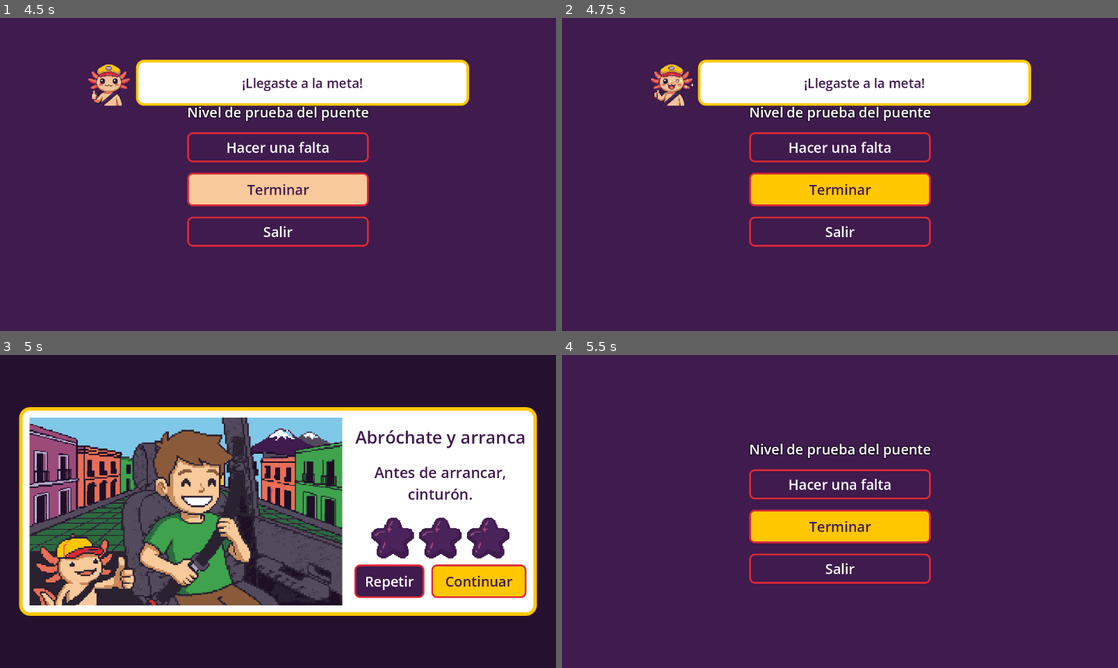
Above: before the commit, frames 1-4 (two rows, left to right).
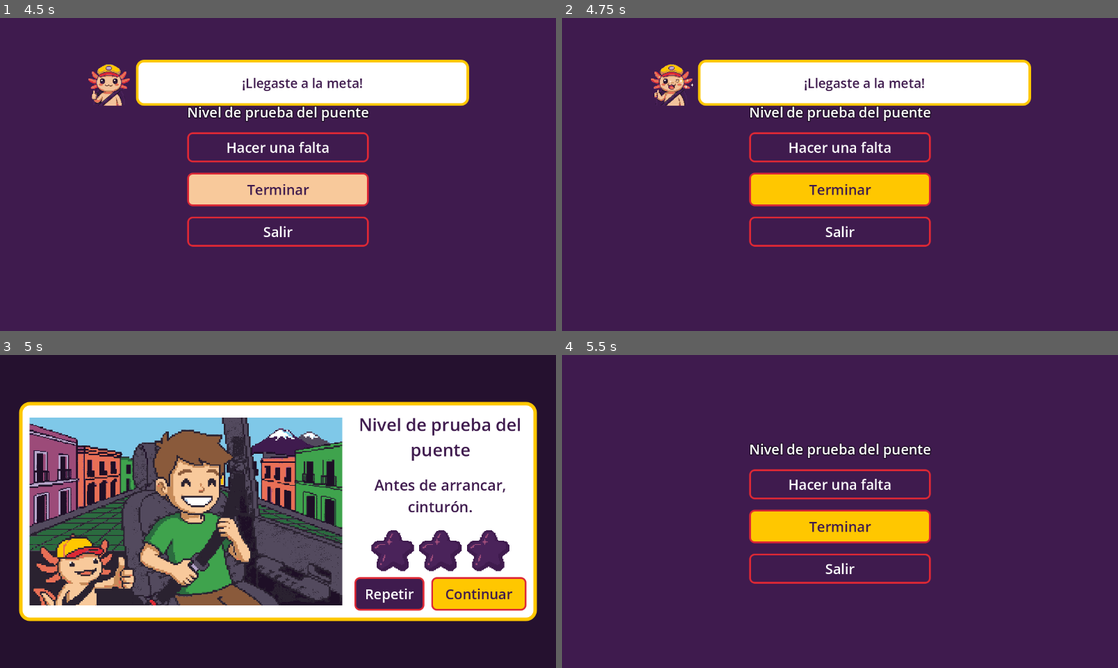
Above: after the commit, the same moments.

Repository: upsaac-obs/reto_tec_juego
Game: Godot game, scene res://scenes/bridge/level_test.tscn
Two runs of this game, one before a commit and one after it. Both use one fixed random seed, a clock stepped at 60 frames per second and the inputs below. This scene is started directly instead of the project's main scene.
Inputs (mouse positions are in pixels of both pictures, inside the frame that each line leads up to):
- Up to frame 1 (4.5 s): click "Hacer una falta" at 0.5 s; tap Enter at 1.25 s; move the mouse to (250, 237) at 1.27 s; hold Up (car_accelerate) 1.28-2.78 s; tap B (car_seatbelt) at 1.35, 2.1, 2.85, 4.35 s; click (250, 237) at 1.42 s; move the mouse to (444, 221) at 2.02 s; move the mouse to (111, 127) at 2.77 s; hold Left (car_left) 2.78-3.5 s; click "Terminar" at 3.5 s; move the mouse to (305, 174) at 4.27 s; hold Left (car_left) from 4.28 s (still down); click (305, 174) at 4.42 s
- Up to frame 2 (4.75 s): keep holding Left (car_left)
- Up to frame 3 (5 s): keep holding Left (car_left)
- Up to frame 4 (5.5 s): release Left (car_left) at 5 s; click "Repetir" at 5 s

Frames 1-2 are identical in both runs. In frame 3, 12% of the frame differs, in the area x 3-97%, y 14-86%; in frame 4, nothing differs.

Commit message:
LevelData: un archivo por nivel con nombre, decálogo, frase, destino y escena
- resources/level_data.gd y data/level_00..10.tres + level_99.tres (prueba)
- El nativo abre por id: data/level_XX.tres; sin escena todavía responde
  level_not_built, sin archivo unknown_level
- HUD y tarjeta de hábito leen el LevelData de su nivel (también con F6);
  se quitan los valores escritos a mano en test_street y level_test
- GameState.level reemplaza current_level
- Destinos solo donde el diseño los dice (1 y 10 escuela, 5 terminal); los
  demás quedan vacíos y el HUD oculta la pastilla
- Probado: 12 archivos (claves en textos.csv, ilustración, escena), puente,
  HUD, tarjeta, Repetir, salir y F6

Co-Authored-By: Claude Opus 5.5 <noreply@anthropic.com>

Diff:
--- a/autoload/bridge_client.gd
+++ b/autoload/bridge_client.gd
@@ -10,12 +10,6 @@
 
 const PROTOCOL_VERSION := 1
 const IDLE_SCENE := "res://scenes/bridge/idle.tscn"
-## Provisional hasta que exista LevelData: level_id → escena.
-## El 99 es el nivel de prueba del spike (botones Falta, Terminar y Salir).
-const LEVEL_SCENES := {
-	1: "res://levels/test_street.tscn",
-	99: "res://scenes/bridge/level_test.tscn",
-}
 const MODES: Array[String] = [GameState.MODE_PEQUE, GameState.MODE_GRANDE]
 
 ## Segundos sin tocar la pantalla dentro de un nivel en kiosco antes de avisar.
@@ -93,7 +87,7 @@
 func retry_level() -> void:
 	if state != State.PLAYING:
 		return
-	_load_level(level_id)
+	_load_level(GameState.level)
 
 
 ## Mantener presionado el engrane: el nativo abre la pantalla de tutores.
@@ -116,8 +110,12 @@
 		_error(&"unsupported_version", str(data.get("v")))
 		return
 	var id: Variant = data.get("level_id")
-	if not (id is float and id == floorf(id) and LEVEL_SCENES.has(int(id))):
+	var level: LevelData = LevelData.load_by_id(int(id)) if id is float and id == floorf(id) else null
+	if level == null:
 		_error(&"unknown_level", str(id))
+		return
+	if not level.is_built():
+		_error(&"level_not_built", str(int(id)))
 		return
 	var mode: Variant = data.get("mode")
 	if not (mode is String and MODES.has(mode)):
@@ -132,7 +130,7 @@
 	GameState.mode = mode
 	GameState.kiosk = data["kiosk"]
 	_on_set_muted(data["muted"])
-	_load_level(int(id))
+	_load_level(level)
 
 
 func _on_pause_level() -> void:
@@ -162,16 +160,18 @@
 
 # --- Internos ---
 
-func _load_level(id: int) -> void:
+func _load_level(level: LevelData) -> void:
 	state = State.PLAYING
-	level_id = id
+	level_id = level.id
+	GameState.level = level
 	_reset_attempt()
-	get_tree().change_scene_to_file(LEVEL_SCENES[id])
+	get_tree().change_scene_to_file(level.scene_path)
 
 
 func _go_idle() -> void:
 	state = State.IDLE
 	level_id = -1
+	GameState.level = null
 	_reset_attempt()
 	get_tree().change_scene_to_file(IDLE_SCENE)
 
@@ -204,18 +204,19 @@
 ## desde el editor, lo toma como si el nativo lo hubiera abierto.
 func _adopt_first_scene() -> void:
 	var path := get_tree().current_scene.scene_file_path if get_tree().current_scene else ""
-	for id: int in LEVEL_SCENES:
-		if LEVEL_SCENES[id] == path:
-			state = State.PLAYING
-			level_id = id
-			_reset_attempt()
+	var level := LevelData.find_by_scene(path)
+	if level != null:
+		state = State.PLAYING
+		level_id = level.id
+		GameState.level = level
+		_reset_attempt()
 	_on_scene_changed()
 
 
 func _connect_level() -> void:
 	var manager := get_tree().get_first_node_in_group(&"rule_manager") as RuleManager
 	if manager == null:
-		_error(&"no_rule_manager", LEVEL_SCENES[level_id])
+		_error(&"no_rule_manager", GameState.level.scene_path)
 		return
 	manager.level_finished.connect(_on_level_finished.bind(manager))
 
--- a/autoload/game_state.gd
+++ b/autoload/game_state.gd
@@ -31,4 +31,5 @@
 var mode: String = MODE_PEQUE
 ## En kiosco todo está abierto y no se guarda nada.
 var kiosk: bool = false
-var current_level: int = 0
+## Datos del nivel abierto (los pone BridgeClient). null en idle.
+var level: LevelData
--- /dev/null
+++ b/data/level_00.tres
@@ -0,0 +1,14 @@
+[gd_resource type="Resource" script_class="LevelData" format=3]
+
+[ext_resource type="Script" path="res://resources/level_data.gd" id="1_data"]
+[ext_resource type="Texture2D" path="res://assets/ui/habit_cards/card_00.png" id="2_card"]
+
+[resource]
+script = ExtResource("1_data")
+id = 0
+name_key = "NIVEL_00_NOMBRE"
+decalogo_key = ""
+phrase_key = "FRASE_00"
+destination_key = ""
+illustration = ExtResource("2_card")
+scene_path = ""
--- /dev/null
+++ b/data/level_01.tres
@@ -0,0 +1,14 @@
+[gd_resource type="Resource" script_class="LevelData" format=3]
+
+[ext_resource type="Script" path="res://resources/level_data.gd" id="1_data"]
+[ext_resource type="Texture2D" path="res://assets/ui/habit_cards/card_01.png" id="2_card"]
+
+[resource]
+script = ExtResource("1_data")
+id = 1
+name_key = "NIVEL_01_NOMBRE"
+decalogo_key = "DECALOGO_01"
+phrase_key = "FRASE_01"
+destination_key = "DESTINO_ESCUELA"
+illustration = ExtResource("2_card")
+scene_path = "res://levels/test_street.tscn"
--- /dev/null
+++ b/data/level_02.tres
@@ -0,0 +1,14 @@
+[gd_resource type="Resource" script_class="LevelData" format=3]
+
+[ext_resource type="Script" path="res://resources/level_data.gd" id="1_data"]
+[ext_resource type="Texture2D" path="res://assets/ui/habit_cards/card_02.png" id="2_card"]
+
+[resource]
+script = ExtResource("1_data")
+id = 2
+name_key = "NIVEL_02_NOMBRE"
+decalogo_key = "DECALOGO_02"
+phrase_key = "FRASE_02"
+destination_key = ""
+illustration = ExtResource("2_card")
+scene_path = ""
--- /dev/null
+++ b/data/level_03.tres
@@ -0,0 +1,14 @@
+[gd_resource type="Resource" script_class="LevelData" format=3]
+
+[ext_resource type="Script" path="res://resources/level_data.gd" id="1_data"]
+[ext_resource type="Texture2D" path="res://assets/ui/habit_cards/card_03.png" id="2_card"]
+
+[resource]
+script = ExtResource("1_data")
+id = 3
+name_key = "NIVEL_03_NOMBRE"
+decalogo_key = "DECALOGO_03"
+phrase_key = "FRASE_03"
+destination_key = ""
+illustration = ExtResource("2_card")
+scene_path = ""
--- /dev/null
+++ b/data/level_04.tres
@@ -0,0 +1,14 @@
+[gd_resource type="Resource" script_class="LevelData" format=3]
+
+[ext_resource type="Script" path="res://resources/level_data.gd" id="1_data"]
+[ext_resource type="Texture2D" path="res://assets/ui/habit_cards/card_04.png" id="2_card"]
+
+[resource]
+script = ExtResource("1_data")
+id = 4
+name_key = "NIVEL_04_NOMBRE"
+decalogo_key = "DECALOGO_04"
+phrase_key = "FRASE_04"
+destination_key = ""
+illustration = ExtResource("2_card")
+scene_path = ""
--- /dev/null
+++ b/data/level_05.tres
@@ -0,0 +1,14 @@
+[gd_resource type="Resource" script_class="LevelData" format=3]
+
+[ext_resource type="Script" path="res://resources/level_data.gd" id="1_data"]
+[ext_resource type="Texture2D" path="res://assets/ui/habit_cards/card_05.png" id="2_card"]
+
+[resource]
+script = ExtResource("1_data")
+id = 5
+name_key = "NIVEL_05_NOMBRE"
+decalogo_key = "DECALOGO_05"
+phrase_key = "FRASE_05"
+destination_key = "DESTINO_TERMINAL"
+illustration = ExtResource("2_card")
+scene_path = ""
--- /dev/null
+++ b/data/level_06.tres
@@ -0,0 +1,14 @@
+[gd_resource type="Resource" script_class="LevelData" format=3]
+
+[ext_resource type="Script" path="res://resources/level_data.gd" id="1_data"]
+[ext_resource type="Texture2D" path="res://assets/ui/habit_cards/card_06.png" id="2_card"]
+
+[resource]
+script = ExtResource("1_data")
+id = 6
+name_key = "NIVEL_06_NOMBRE"
+decalogo_key = "DECALOGO_06"
+phrase_key = "FRASE_06"
+destination_key = ""
+illustration = ExtResource("2_card")
+scene_path = ""
--- /dev/null
+++ b/data/level_07.tres
@@ -0,0 +1,14 @@
+[gd_resource type="Resource" script_class="LevelData" format=3]
+
+[ext_resource type="Script" path="res://resources/level_data.gd" id="1_data"]
+[ext_resource type="Texture2D" path="res://assets/ui/habit_cards/card_07.png" id="2_card"]
+
+[resource]
+script = ExtResource("1_data")
+id = 7
+name_key = "NIVEL_07_NOMBRE"
+decalogo_key = "DECALOGO_07"
+phrase_key = "FRASE_07"
+destination_key = ""
+illustration = ExtResource("2_card")
+scene_path = ""
--- /dev/null
+++ b/data/level_08.tres
@@ -0,0 +1,14 @@
+[gd_resource type="Resource" script_class="LevelData" format=3]
+
+[ext_resource type="Script" path="res://resources/level_data.gd" id="1_data"]
+[ext_resource type="Texture2D" path="res://assets/ui/habit_cards/card_08.png" id="2_card"]
+
+[resource]
+script = ExtResource("1_data")
+id = 8
+name_key = "NIVEL_08_NOMBRE"
+decalogo_key = "DECALOGO_08"
+phrase_key = "FRASE_08"
+destination_key = ""
+illustration = ExtResource("2_card")
+scene_path = ""
--- /dev/null
+++ b/data/level_09.tres
@@ -0,0 +1,14 @@
+[gd_resource type="Resource" script_class="LevelData" format=3]
+
+[ext_resource type="Script" path="res://resources/level_data.gd" id="1_data"]
+[ext_resource type="Texture2D" path="res://assets/ui/habit_cards/card_09.png" id="2_card"]
+
+[resource]
+script = ExtResource("1_data")
+id = 9
+name_key = "NIVEL_09_NOMBRE"
+decalogo_key = "DECALOGO_09"
+phrase_key = "FRASE_09"
+destination_key = ""
+illustration = ExtResource("2_card")
+scene_path = ""
--- /dev/null
+++ b/data/level_10.tres
@@ -0,0 +1,14 @@
+[gd_resource type="Resource" script_class="LevelData" format=3]
+
+[ext_resource type="Script" path="res://resources/level_data.gd" id="1_data"]
+[ext_resource type="Texture2D" path="res://assets/ui/habit_cards/card_10.png" id="2_card"]
+
+[resource]
+script = ExtResource("1_data")
+id = 10
+name_key = "NIVEL_10_NOMBRE"
+decalogo_key = "DECALOGO_10"
+phrase_key = "FRASE_10"
+destination_key = "DESTINO_ESCUELA"
+illustration = ExtResource("2_card")
+scene_path = ""
--- /dev/null
+++ b/data/level_99.tres
@@ -0,0 +1,14 @@
+[gd_resource type="Resource" script_class="LevelData" format=3]
+
+[ext_resource type="Script" path="res://resources/level_data.gd" id="1_data"]
+[ext_resource type="Texture2D" path="res://assets/ui/habit_cards/card_00.png" id="2_card"]
+
+[resource]
+script = ExtResource("1_data")
+id = 99
+name_key = "PRUEBA_TITULO"
+decalogo_key = ""
+phrase_key = "FRASE_00"
+destination_key = ""
+illustration = ExtResource("2_card")
+scene_path = "res://scenes/bridge/level_test.tscn"
--- a/i18n/textos.csv
+++ b/i18n/textos.csv
@@ -6,8 +6,6 @@
 BIEN_ALTO,"¡Bien, alto completo!"
 FALTA_PEATON,"¡Cuidado! Alguien estaba cruzando. En el paso peatonal, primero el peatón."
 BIEN_PEATON,"¡Bien, cediste el paso!"
-HUD_NIVEL_PRUEBA,"CALLE DE PRUEBA: ALTO Y PASO PEATONAL"
-HUD_DESTINO_PRUEBA,Escuela
 PONTE_CINTURON,"¡Primero el cinturón! Tócalo para poder arrancar."
 CINTURON_LISTO,"¡Listo, cinturón puesto! Ya puedes arrancar."
 META_LLEGASTE,"¡Llegaste a la meta!"
@@ -49,3 +47,7 @@
 PRUEBA_FALTA,Hacer una falta
 PRUEBA_TERMINAR,Terminar
 PRUEBA_SALIR,Salir
+DESTINO_ESCUELA,Escuela
+DESTINO_PARQUE,Parque
+DESTINO_HOSPITAL,Hospital
+DESTINO_TERMINAL,Terminal
--- a/levels/test_street.tscn
+++ b/levels/test_street.tscn
@@ -11,7 +11,6 @@
 [ext_resource type="PackedScene" path="res://scenes/ui/hud.tscn" id="8_j1wff"]
 [ext_resource type="Script" path="res://scenes/level/rule_manager.gd" id="9_4ui1r"]
 [ext_resource type="PackedScene" path="res://scenes/ui/habit_card.tscn" id="10_card"]
-[ext_resource type="Texture2D" path="res://assets/ui/habit_cards/card_01.png" id="11_card01"]
 
 [sub_resource type="Curve2D" id="Curve2D_f2rh6"]
 _data = {
@@ -60,7 +59,3 @@
 
 [node name="HabitCard" parent="." unique_id=902114377 node_paths=PackedStringArray("rule_manager") instance=ExtResource("10_card")]
 rule_manager = NodePath("../RuleManager")
-illustration = ExtResource("11_card01")
-level_name_key = "NIVEL_01_NOMBRE"
-decalogo_key = "DECALOGO_01"
-phrase_key = "FRASE_01"
--- /dev/null
+++ b/resources/level_data.gd
@@ -0,0 +1,50 @@
+class_name LevelData
+extends Resource
+## Datos de un nivel. Un archivo por nivel en data/level_XX.tres, donde XX es el
+## id: el nativo abre los niveles por id (start_level), así que el nombre importa.
+## La voz de la frase final sale de assets/audio/voz/<phrase_key>.ogg (Feedback).
+
+const PATH := "res://data/level_%02d.tres"
+## Niveles 0 (tutorial) a 10, y el 99: nivel de prueba del puente.
+const IDS: Array[int] = [0, 1, 2, 3, 4, 5, 6, 7, 8, 9, 10, 99]
+
+@export var id: int
+@export var name_key: String
+## Punto del decálogo. Vacío en el tutorial y en el nivel de prueba.
+@export var decalogo_key: String
+## Frase final de la tarjeta de hábito.
+@export var phrase_key: String
+## Vacío mientras el equipo no decida el destino; el HUD lo oculta.
+@export var destination_key: String
+@export var illustration: Texture2D
+## Vacío mientras el nivel no está construido. Es una ruta y no un PackedScene
+## para no cargar todos los niveles al leer sus datos.
+@export_file("*.tscn") var scene_path: String
+
+
+static func load_by_id(level_id: int) -> LevelData:
+	var path := PATH % level_id
+	if not ResourceLoader.exists(path):
+		return null
+	return load(path) as LevelData
+
+
+static func find_by_scene(path: String) -> LevelData:
+	for level_id in IDS:
+		var data := load_by_id(level_id)
+		if data != null and data.scene_path == path:
+			return data
+	return null
+
+
+## Datos del nivel al que pertenece node (por ejemplo el HUD o la tarjeta de
+## hábito dentro del nivel). Funciona igual si el nivel lo abrió el nativo o F6.
+static func of(node: Node) -> LevelData:
+	var path := node.owner.scene_file_path if node.owner != null else ""
+	if GameState.level != null and GameState.level.scene_path == path:
+		return GameState.level
+	return find_by_scene(path)
+
+
+func is_built() -> bool:
+	return not scene_path.is_empty() and ResourceLoader.exists(scene_path)
--- a/scenes/bridge/level_test.tscn
+++ b/scenes/bridge/level_test.tscn
@@ -3,7 +3,6 @@
 [ext_resource type="Script" path="res://scenes/bridge/level_test.gd" id="1_script"]
 [ext_resource type="Script" path="res://scenes/level/rule_manager.gd" id="2_rules"]
 [ext_resource type="PackedScene" path="res://scenes/ui/habit_card.tscn" id="3_card"]
-[ext_resource type="Texture2D" path="res://assets/ui/habit_cards/card_00.png" id="4_card00"]
 
 [node name="LevelTest" type="Panel" node_paths=PackedStringArray("rule_manager")]
 anchors_preset = 15
@@ -53,6 +52,3 @@
 
 [node name="HabitCard" parent="." node_paths=PackedStringArray("rule_manager") instance=ExtResource("3_card")]
 rule_manager = NodePath("../RuleManager")
-illustration = ExtResource("4_card00")
-level_name_key = "NIVEL_00_NOMBRE"
-phrase_key = "FRASE_00"
--- a/scenes/ui/habit_card.gd
+++ b/scenes/ui/habit_card.gd
@@ -4,14 +4,9 @@
 ## del decálogo, frase final (con voz si existe) y estrellas que aparecen una
 ## por una. Se abre sola con level_finished del RuleManager y pausa el juego.
 ## Repetir y Continuar pasan por BridgeClient (Continuar cierra el nivel y
-## avisa al nativo). Cuando exista LevelData, los datos del nivel saldrán de ahí.
+## avisa al nativo). Los datos salen del LevelData del nivel (data/level_XX.tres).
 
 @export var rule_manager: RuleManager
-@export var illustration: Texture2D
-@export var level_name_key: String
-## Vacío en el tutorial, que no tiene punto del decálogo.
-@export var decalogo_key: String
-@export var phrase_key: String
 @export var star_full: Texture2D
 @export var star_empty: Texture2D
 ## Segundos entre llegar a la meta y abrir la tarjeta (deja ver el mensaje de meta).
@@ -40,11 +35,15 @@
 	await get_tree().create_timer(open_delay).timeout
 	Feedback.clear()
 	get_tree().paused = true
-	_illustration.texture = illustration
-	_level_name.text = tr(level_name_key)
-	_decalogo.text = tr(decalogo_key) if not decalogo_key.is_empty() else ""
-	_decalogo.visible = not decalogo_key.is_empty()
-	_phrase.text = tr(phrase_key)
+	var level := LevelData.of(self)
+	if level == null:
+		push_warning("HabitCard: el nivel no tiene LevelData en data/")
+		level = LevelData.new()
+	_illustration.texture = level.illustration
+	_level_name.text = tr(level.name_key)
+	_decalogo.text = tr(level.decalogo_key)
+	_decalogo.visible = not level.decalogo_key.is_empty()
+	_phrase.text = tr(level.phrase_key)
 	for star: TextureRect in _stars.get_children():
 		star.texture = star_empty
 	show()
@@ -55,7 +54,7 @@
 	tween.tween_property(_panel, ^"scale", Vector2.ONE, appear_time).set_trans(Tween.TRANS_BACK).set_ease(Tween.EASE_OUT)
 	tween.tween_property(_panel, ^"modulate:a", 1.0, appear_time)
 	await tween.finished
-	Feedback.play_voice(phrase_key)
+	Feedback.play_voice(level.phrase_key)
 	for i in mini(stars, _stars.get_child_count()):
 		await get_tree().create_timer(star_interval).timeout
 		_pop_star(_stars.get_child(i) as TextureRect)
--- a/scenes/ui/hud.gd
+++ b/scenes/ui/hud.gd
@@ -9,8 +9,6 @@
 
 @export var car: PlayerCar
 @export var rule_manager: RuleManager
-@export var level_name_key: String = "HUD_NIVEL_PRUEBA"
-@export var destination_key: String = "HUD_DESTINO_PRUEBA"
 @export var star_full: Texture2D
 @export var star_empty: Texture2D
 ## Oscurece el botón mientras se presiona.
@@ -30,8 +28,12 @@
 
 
 func _ready() -> void:
-	_level_name.text = tr(level_name_key)
-	_destination.text = tr(destination_key)
+	var level := LevelData.of(self)
+	_level_name.text = tr(level.name_key) if level != null else ""
+	var destination := level.destination_key if level != null else ""
+	_destination.text = tr(destination)
+	# Sin destino decidido todavía, no se muestra la pastilla vacía.
+	_destination.get_parent().visible = not destination.is_empty()
 	for button: TouchScreenButton in [%Seatbelt, %ArrowLeft, %ArrowRight, %Brake, %Gas]:
 		button.pressed.connect(func() -> void: button.self_modulate = pressed_tint)
 		button.released.connect(func() -> void: button.self_modulate = Color.WHITE)
Binary file changed: i18n/textos.es.translation
Not shown, added: resources/level_data.gd.uid
Not shown, changed: docs/arquitectura.md
